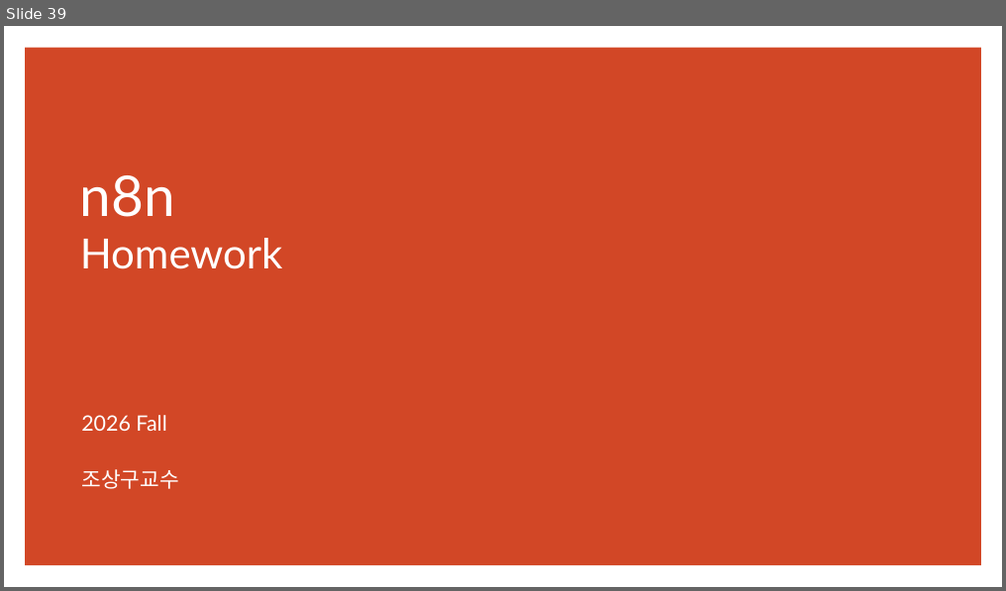
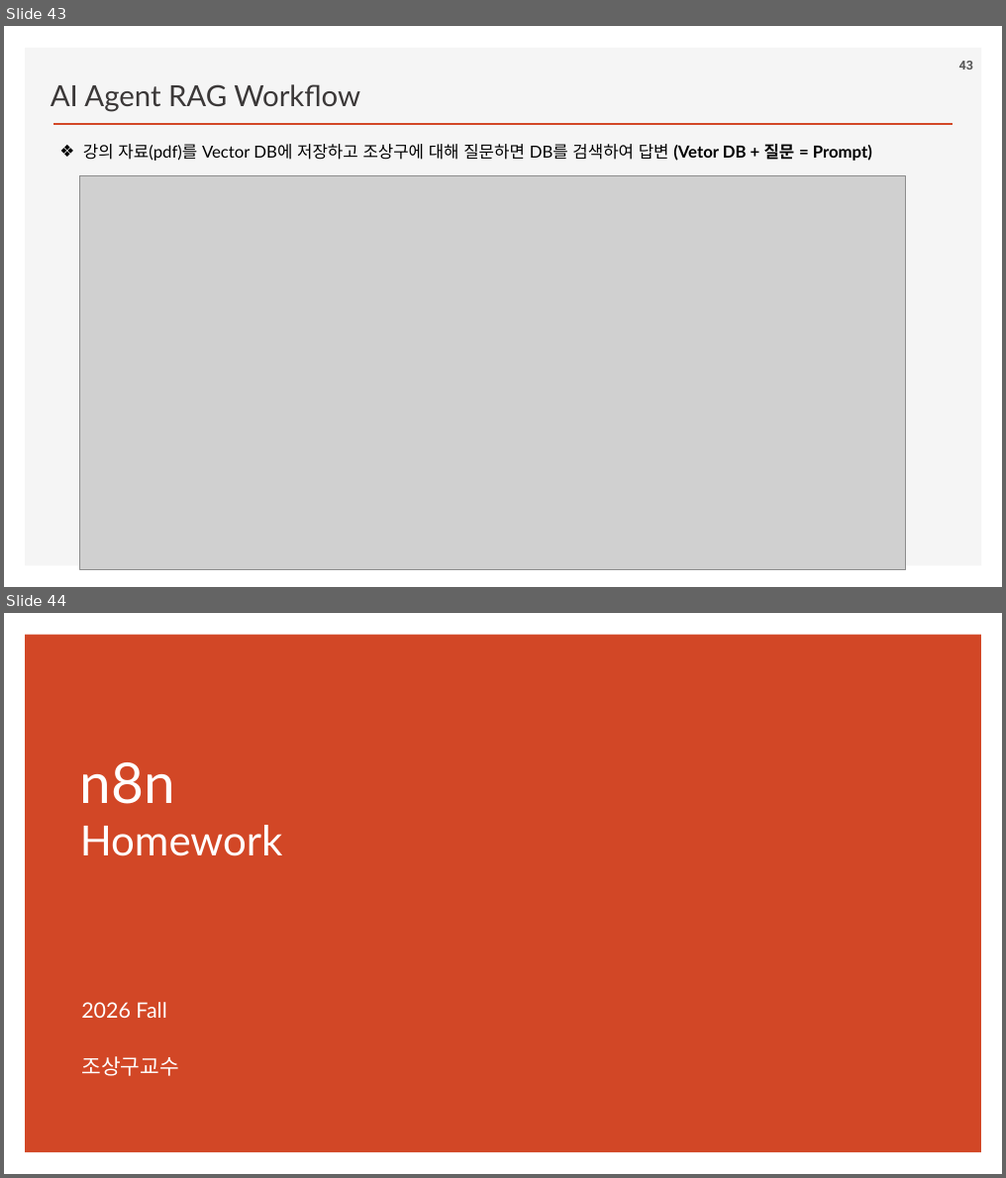
Before and after one commit to ancestor9/2026_Fall_Learning-Langchain-AI-Agent, a slide deck: PPTs/04_AI Workflow_n8n.pptx. Shown one above the other, each under a label of ours: slide 39 before the commit, slides 43 and 44 after it. The pictures are 1006x591 and 1006x1178 pixels, drawn with LibreOffice and Linux fonts; fonts in the diff are those of the drawing; grey boxes stand for pictures; background and template pictures are left out. Boxes give left, top, right and bottom in pixels: in the first picture for what was removed or moved away, otherwise in the second. Text is boxed around its words. In the diff, an @@ line names an element or a change of style, - is before the commit and + after.

```diff
--- a/PPTs/04_AI Workflow_n8n.pptx
+++ b/PPTs/04_AI Workflow_n8n.pptx
@@ slide 43 added at (4,26,1002,587), background #FFFFFF @@
@@ rectangle added at (25,48,982,567), fill #F5F5F5 @@
@@ text added at (51,84,360,111), 28 pt, text #3B3838 @@
+AI Agent RAG Workflow
@@ page number added at (959,61,973,70), 12 pt, text #595959, bold @@
+43
@@ line added from (54, 124) to (952, 124), #D24726 2 pt @@
@@ text added at (83,144,872,161), 16 pt, text #000000 @@
+❖ 강의 자료(pdf)를 Vector DB에 저장하고 조상구에 대해 질문하면 DB를 검색하여 답변 (Vetor DB + 질문 = Prompt)
@@ picture added at (80,175,906,570) @@
@@ what was slide 39 is now slide 44 @@
```
Also in this commit, not shown: 1 slide changed, 5 other slides added, 1 slide removed.
